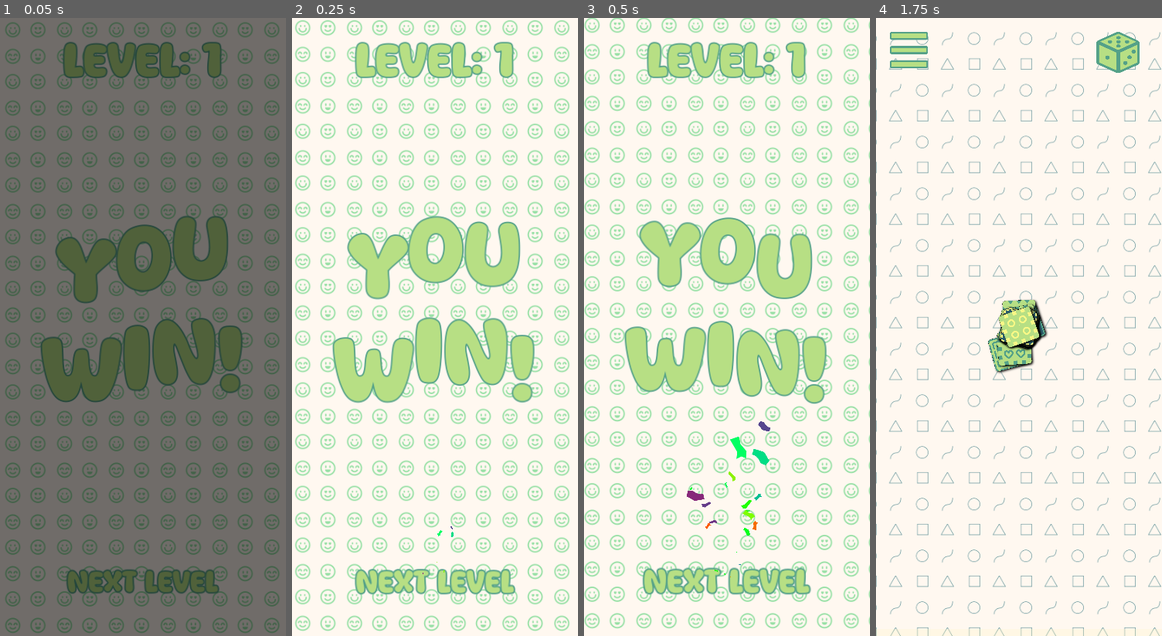
Above: before the commit, frames 1-4 (left to right).
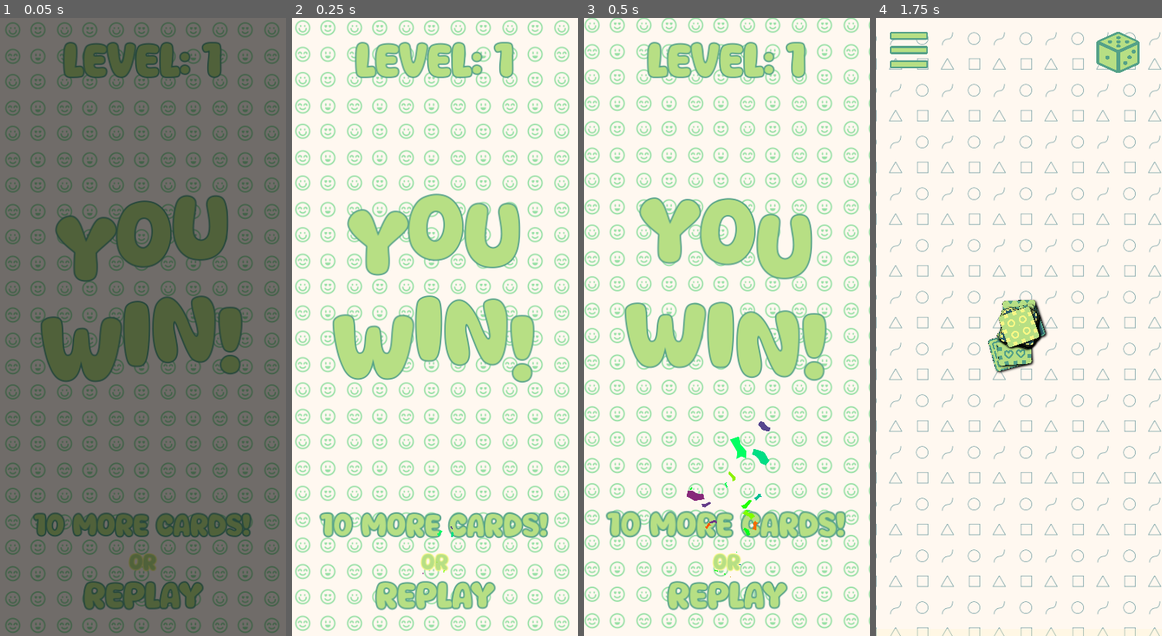
Above: after the commit, the same moments.

Repository: magopian/rummager
Game: Godot game, scene res://you_win.tscn
Same seed, same stepped clock (60 frames per second), same inputs: the game is played once before the commit and once after it. This scene is started directly instead of the project's main scene. Sound files missing from this copy of the repository are replaced by a short silence.
Inputs (mouse positions are in pixels of both pictures, inside the frame that each line leads up to):
- Up to frame 1 (0.05 s): no input
- Up to frame 2 (0.25 s): no input
- Up to frame 3 (0.5 s): no input
- Up to frame 4 (1.75 s): click (1019, 327) at 0.5 s; click (1019, 327) at 1.27 s

The runs differ from the first frame. In frame 1, 14% of the frame differs, in the area x 11-88%, y 28-96%; in frame 2, 17%; in frame 3, 17%, in the area x 7-92%, y 29-96%; in frame 4, nothing differs.

Commit message:
Ask if you want the next level (10 more cards) or replay the current one

Diff:
--- a/you_win.gd
+++ b/you_win.gd
@@ -3,19 +3,26 @@
 @onready var catch_all_click: TextureButton = %CatchAllClick
 @onready var fade_transition: ColorRect = %FadeTransition
 @onready var next_level_button: AnimatedButton = %NextLevelButton
+@onready var replay_button: Button = %ReplayButton
 
 
 func _ready() -> void:
 	fade_transition.show()
-	catch_all_click.pressed.connect(_on_button_pressed)
-	next_level_button.button_pressed.connect(_on_button_pressed)
+	catch_all_click.pressed.connect(_on_next_level_pressed)
+	next_level_button.button_pressed.connect(_on_next_level_pressed)
+	replay_button.pressed.connect(_on_replay_pressed)
 	fade_transition.fade_in()
 	print("time elapsed memorizing: ", Global.time_started_rummage - Global.time_started)
 	print("time elapsed rummaging: ", Time.get_ticks_msec() - Global.time_started_rummage)
 	print("number of cards discarded: ", Global.discarded_cards)
 
 
-func _on_button_pressed() -> void:
+func _on_next_level_pressed() -> void:
 	Global.level += 1
 	Music.play_theme()
 	fade_transition.fade_to_file("res://game.tscn")
+
+
+func _on_replay_pressed() -> void:
+	Music.play_theme()
+	fade_transition.fade_to_file("res://game.tscn")
--- a/you_win.tscn
+++ b/you_win.tscn
@@ -8,6 +8,7 @@
 [ext_resource type="PackedScene" uid="uid://c6tacpe7tp1de" path="res://animated_button.tscn" id="5_rwuot"]
 [ext_resource type="PackedScene" uid="uid://quspx8oqeob8" path="res://confetti.tscn" id="6_3dxxo"]
 [ext_resource type="PackedScene" uid="uid://dftsvelpx2cta" path="res://fade_transition.tscn" id="6_a0ny3"]
+[ext_resource type="PackedScene" uid="uid://b50ttnmwse2tb" path="res://fancy_button.tscn" id="7_vripg"]
 
 [sub_resource type="Curve" id="Curve_hkm28"]
 _data = [Vector2(0, 0), 0.0, 0.0, 0, 0, Vector2(0.250751, 1), 0.0, 0.0, 0, 0, Vector2(1, 0), -3.74102, 0.0, 0, 0]
@@ -103,11 +104,26 @@
 
 [node name="NextLevelButton" parent="MarginContainer/VBoxContainer" instance=ExtResource("5_rwuot")]
 unique_name_in_owner = true
-custom_minimum_size = Vector2(300, 100)
+custom_minimum_size = Vector2(400, 60)
 layout_mode = 2
 size_flags_horizontal = 4
 size_flags_vertical = 4
-text = "Next level"
+text = "10 more cards!"
+
+[node name="Label" type="Label" parent="MarginContainer/VBoxContainer"]
+layout_mode = 2
+theme_override_constants/outline_size = 5
+theme_override_font_sizes/font_size = 30
+text = "or"
+horizontal_alignment = 1
+
+[node name="PaletteListener2" parent="MarginContainer/VBoxContainer/Label" instance=ExtResource("5_14sff")]
+foreground_color = 3
+
+[node name="ReplayButton" parent="MarginContainer/VBoxContainer" instance=ExtResource("7_vripg")]
+unique_name_in_owner = true
+layout_mode = 2
+text = "Replay"
 
 [node name="Control3" type="Control" parent="MarginContainer/VBoxContainer"]
 layout_mode = 2
Not shown: 1 places in you_win.tscn that only renumber resources
